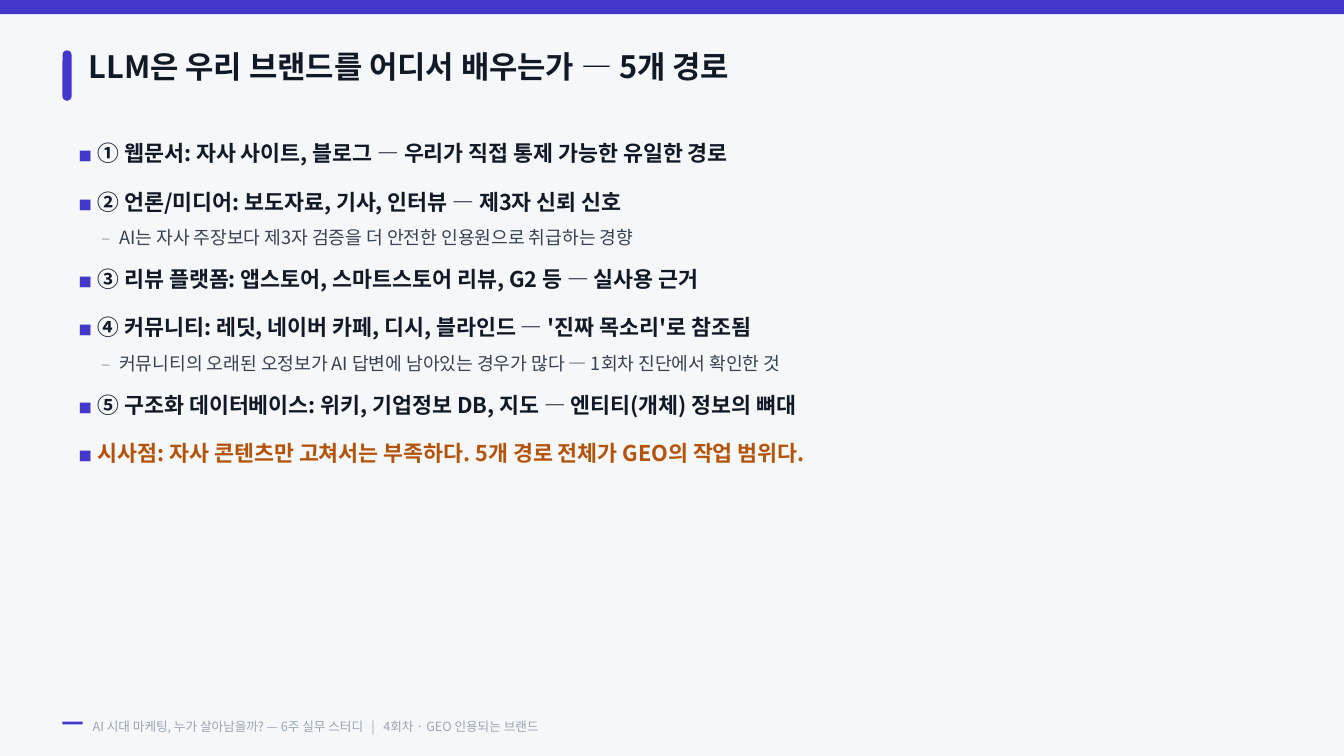
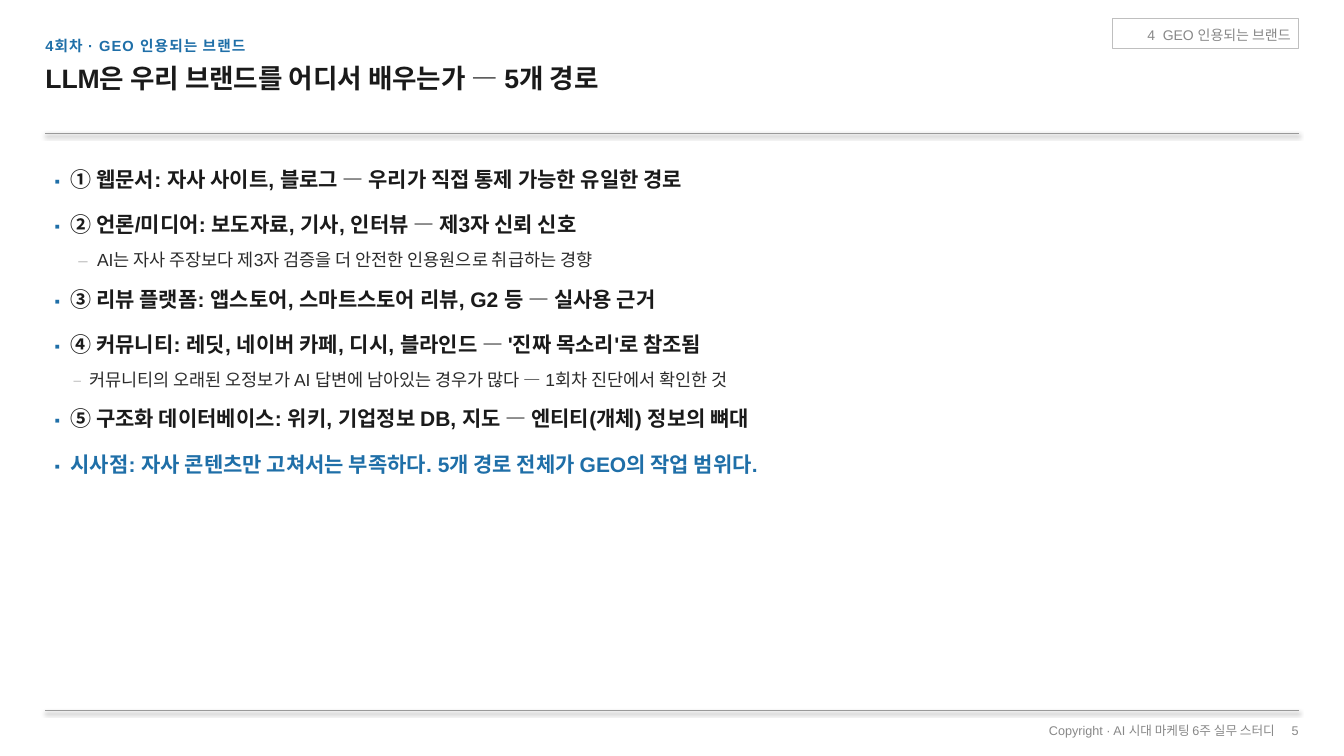
Before and after one commit to recon9973-lang/Design-resources-repository, a slide deck: slide 5 of ai-marketing-6week/수강생용/4회차_GEO_인용되는_브랜드.pptx. Drawn at 1344x756 pixels with LibreOffice and Linux fonts; fonts in the diff are those of the drawing. Boxes give left, top, right and bottom in pixels: in the first picture for what was removed or moved away, otherwise in the second. Text is boxed around its words. In the diff, an @@ line names an element or a change of style, - is before the commit and + after.

```diff
--- a/ai-marketing-6week/수강생용/4회차_GEO_인용되는_브랜드.pptx
+++ b/ai-marketing-6week/수강생용/4회차_GEO_인용되는_브랜드.pptx
@@ rectangle removed at (0, 0, 1344, 756) @@
@@ rectangle removed at (0, 0, 1344, 14) @@
@@ rectangle added at (1112, 18, 1299, 48), outline #BFBFBF 0.5 pt @@
@@ text at (1147, 28, 1291, 41): text changed; size 9 to 10 pt; font Noto Sans CJK KR to Arial; text colour #9AA4B2 to #888888 @@
-AI 시대 마케팅, 누가 살아남을까? — 6주 실무 스터디 | 4회차 · GEO 인용되는 브랜드
+4 GEO 인용되는 브랜드
@@ text added at (45, 38, 246, 53), 10.5 pt, text #1F6FA8, bold @@
+4회차 · GEO 인용되는 브랜드
@@ rounded rectangle removed at (63, 50, 72, 101) @@
@@ text "LLM은 우리 브랜드를 어디서 배우는가 ...": place and size @@
-text "LLM은 우리 브랜드를 어디서 배우는가 ..." at (89, 52, 729, 81)
+text "LLM은 우리 브랜드를 어디서 배우는가 ..." at (45, 65, 599, 91)
@@ text "LLM은 우리 브랜드를 어디서 배우는가 ..." at (45, 65, 599, 91): size 22 to 19 pt, font Noto Sans CJK KR to Arial, text colour #111927 to #1A1A1A; line spacing 1.14 to 1.04 @@
@@ line added from (45, 133) to (1299, 133), #999999 0.75 pt @@
@@ text "▪ ① 웹문서: 자사 사이트, ...": place and size @@
-text "▪ ① 웹문서: 자사 사이트, ..." at (98, 142, 805, 463)
+text "▪ ① 웹문서: 자사 사이트, ..." at (71, 169, 758, 474)
@@ text at (71, 169, 682, 236): text changed; size 15.5 to 15 pt; font Noto Sans CJK KR to Arial; text colour #111927 to #1A1A1A @@
-■ ① 웹문서: 자사 사이트, 블로그 — 우리가 직접 통제 가능한 유일한 경로
-■ ② 언론/미디어: 보도자료, 기사, 인터뷰 — 제3자 신뢰 신호
+▪ ① 웹문서: 자사 사이트, 블로그 — 우리가 직접 통제 가능한 유일한 경로
+▪ ② 언론/미디어: 보도자료, 기사, 인터뷰 — 제3자 신뢰 신호
@@ text at (89, 251, 727, 388): size 12.5 to 12 pt, text colour #9AA4B2 to #BFBFBF in "–", "–"; size 13 to 12.5 pt, text colour #374151 to #2B2B2B in "AI는 자사 주장보다 제3자 검증을 더 안전한 ...", "커뮤니티의 오래된 오정보가 AI 답변에 남아있는 경우가 ..."; font Noto Sans CJK KR to Arial in "– AI는 자사 주장보다 제3자 검증을 더 ...", "– 커뮤니티의 오래된 오정보가 AI 답변에 남아있는 ..." @@
@@ text at (71, 289, 701, 356): text changed; size 15.5 to 15 pt; font Noto Sans CJK KR to Arial; text colour #111927 to #1A1A1A @@
-■ ③ 리뷰 플랫폼: 앱스토어, 스마트스토어 리뷰, G2 등 — 실사용 근거
-■ ④ 커뮤니티: 레딧, 네이버 카페, 디시, 블라인드 — '진짜 목소리'로 참조됨
+▪ ③ 리뷰 플랫폼: 앱스토어, 스마트스토어 리뷰, G2 등 — 실사용 근거
+▪ ④ 커뮤니티: 레딧, 네이버 카페, 디시, 블라인드 — '진짜 목소리'로 참조됨
@@ text at (71, 408, 758, 474): text changed; size 15.5 to 15 pt; font Noto Sans CJK KR to Arial; text colour #111927 to #1F6FA8 @@
-■ ⑤ 구조화 데이터베이스: 위키, 기업정보 DB, 지도 — 엔티티(개체) 정보의 뼈대
-■ 시사점: 자사 콘텐츠만 고쳐서는 부족하다. 5개 경로 전체가 GEO의 작업 범위다.
+▪ ⑤ 구조화 데이터베이스: 위키, 기업정보 DB, 지도 — 엔티티(개체) 정보의 뼈대
+▪ 시사점: 자사 콘텐츠만 고쳐서는 부족하다. 5개 경로 전체가 GEO의 작업 범위다.
@@ line added from (45, 711) to (1299, 711), #999999 0.5 pt @@
@@ rectangle removed at (63, 722, 83, 725) @@
@@ text added at (1049, 724, 1299, 738), 9 pt, text #888888 @@
+Copyright · AI 시대 마케팅 6주 실무 스터디 5
```
Also in this commit, not shown: 12 other slides changed, 14 other files.
